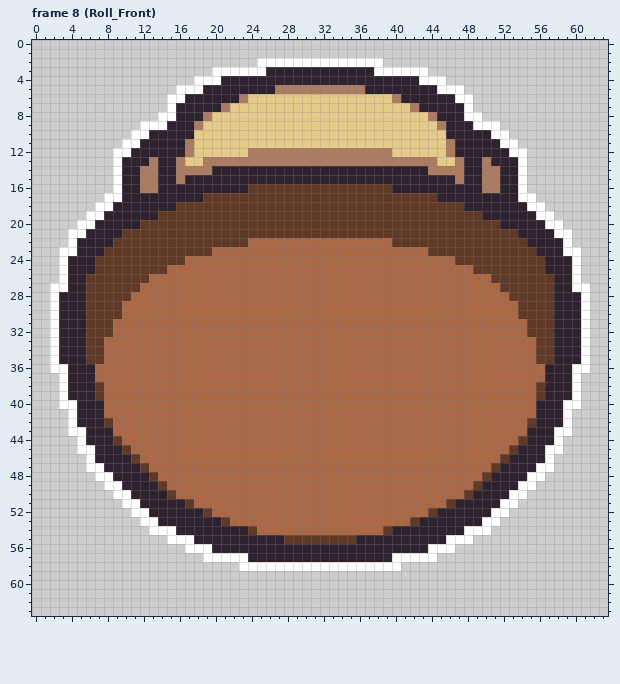
Two states of a pixel-art file, Assets/Player/shroomie.aseprite. The first picture shows the starting point.
64x64 pixels, 91 frames. Colours within 5 levels of each other are drawn and written as one. Shown: frame 8 (Roll_Front). The commit also changed other frames, which this record leaves out.
The same view after the edit:
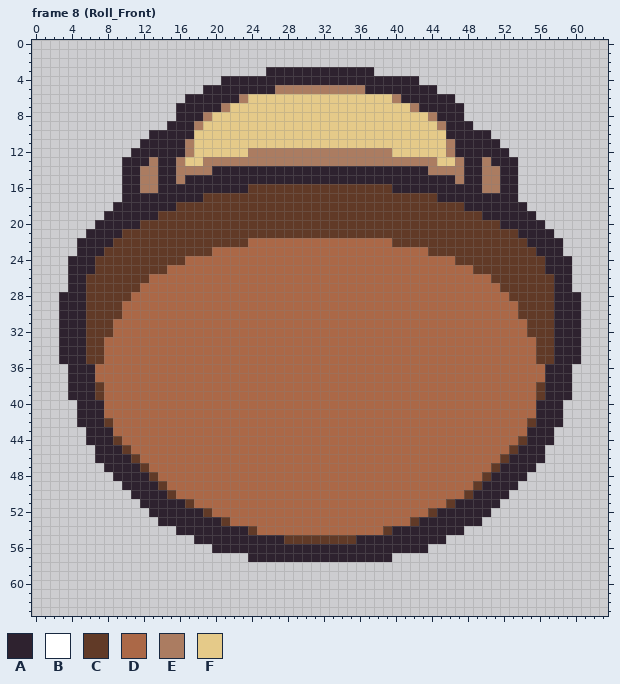
Palette (. is transparent): A #2e222f  B #ffffff  C #613a27  D #ab6847  E #ab7c61  F #e5ca89
Edits made:
Changed rows in their new state; - is an unchanged pixel.
Frame 8 (Roll_Front), layer "Limbs":
first column x 2:
 2 -----------------------..............-----------------------
 3 ------------------......------------......------------------
 4 ----------------...----------------------...----------------
 5 --------------...--------------------------...--------------
 6 -------------..------------------------------..-------------
 7 -------------.--------------------------------.-------------
 8 ------------..--------------------------------..------------
 9 ----------...----------------------------------...----------
10 ---------..--------------------------------------..---------
11 --------..----------------------------------------..--------
12 -------..------------------------------------------..-------
13 -------.--------------------------------------------.-------
14 -------.--------------------------------------------.-------
15 -------.--------------------------------------------.-------
16 -------.--------------------------------------------.-------
17 ------..--------------------------------------------..------
18 -----..----------------------------------------------..-----
19 ----..------------------------------------------------..----
20 ---..--------------------------------------------------..---
21 --..----------------------------------------------------..--
22 --.------------------------------------------------------.--
23 -..------------------------------------------------------..-
24 -.--------------------------------------------------------.-
25 -.--------------------------------------------------------.-
26 -.--------------------------------------------------------.-
27 ..--------------------------------------------------------..
28 .----------------------------------------------------------.
29 .----------------------------------------------------------.
30 .----------------------------------------------------------.
31 .----------------------------------------------------------.
32 .----------------------------------------------------------.
33 .----------------------------------------------------------.
34 .----------------------------------------------------------.
35 .----------------------------------------------------------.
36 ..--------------------------------------------------------..
37 -.--------------------------------------------------------.-
38 -.--------------------------------------------------------.-
39 -.--------------------------------------------------------.-
40 -..------------------------------------------------------..-
41 --.------------------------------------------------------.--
42 --.------------------------------------------------------.--
43 --..----------------------------------------------------..--
44 ---.----------------------------------------------------.---
45 ---..--------------------------------------------------..---
46 ----.--------------------------------------------------.----
47 ----..------------------------------------------------..----
48 -----..----------------------------------------------..-----
49 ------..--------------------------------------------..------
50 -------..------------------------------------------..-------
51 --------..----------------------------------------..--------
52 ---------..--------------------------------------..---------
53 ----------..------------------------------------..----------
54 -----------...--------------------------------...-----------
55 -------------...----------------------------...-------------
56 ---------------...------------------------...---------------
57 -----------------.....----------------.....-----------------
58 ---------------------..................---------------------
Pixel boxes of the changes (left, top, right, bottom) in both pictures:
erased: (50, 58, 590, 571)
